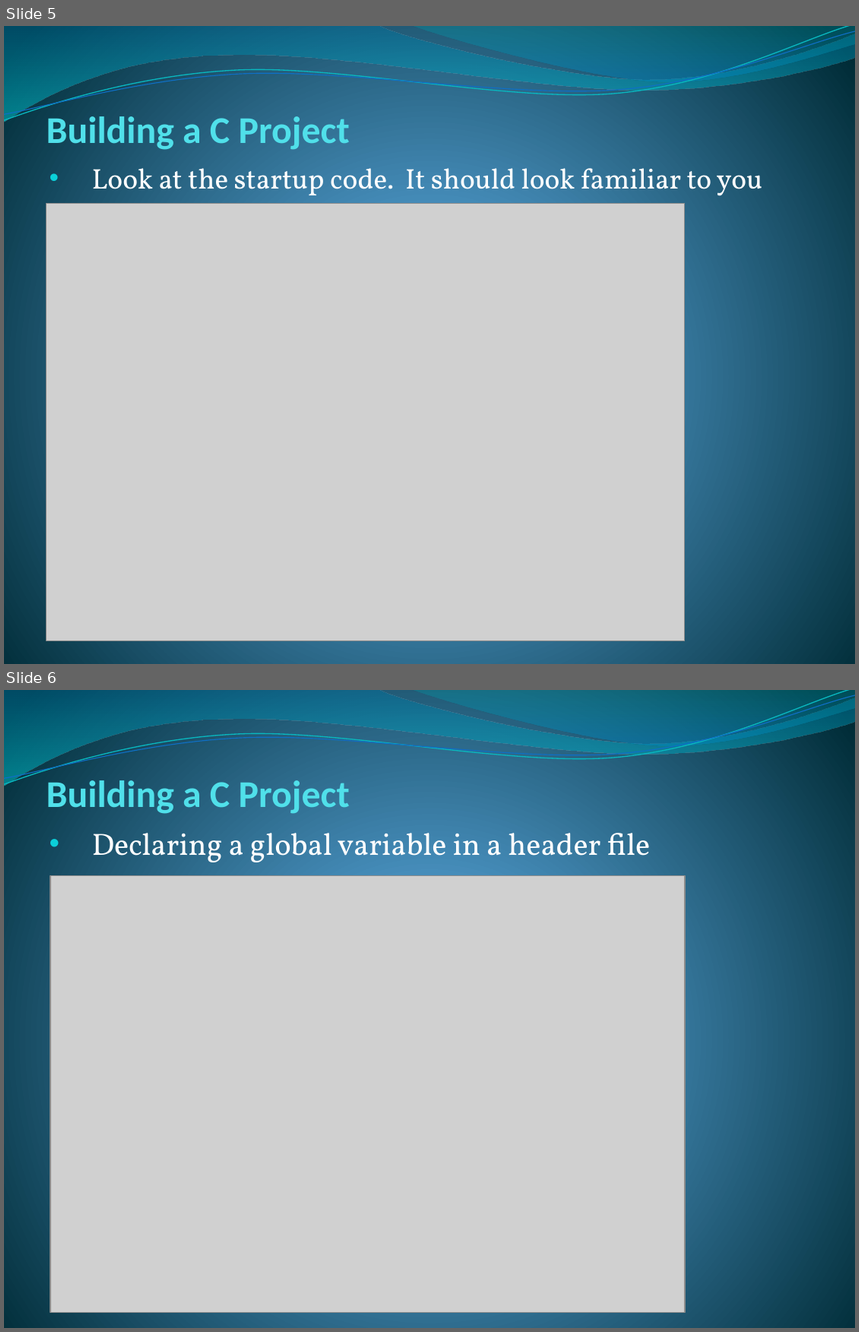
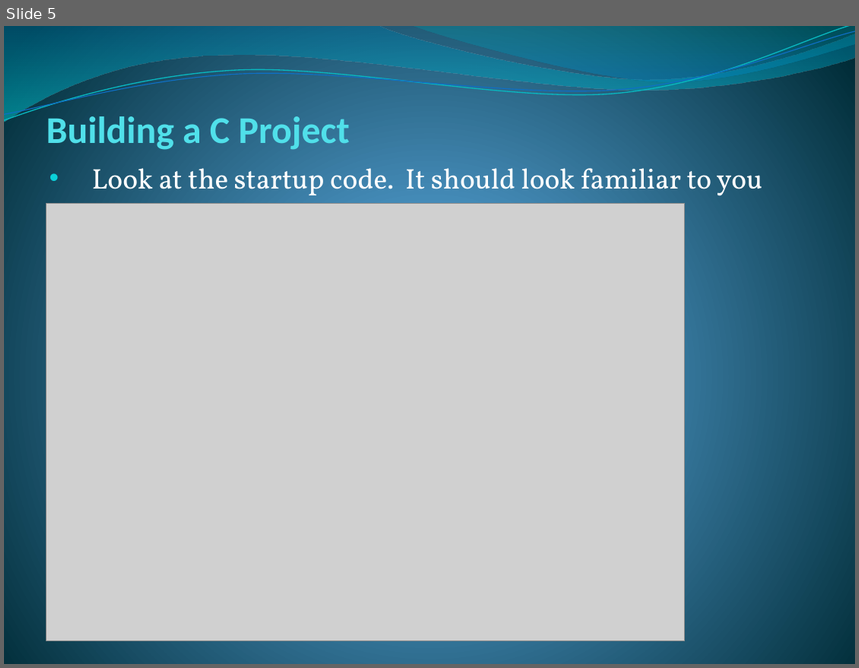
Before and after one commit to ense-352/ense-352-Lab, a slide deck: Lab-5/Building_A_C_Project.pptx. Shown one above the other, each under a label of ours: slides 5 and 6 before the commit, slide 5 after it. The pictures are 859x1332 and 859x668 pixels, drawn with LibreOffice and Linux fonts; fonts in the diff are those of the drawing; grey boxes stand for pictures. Boxes give left, top, right and bottom in pixels: in the first picture for what was removed or moved away, otherwise in the second. Text is boxed around its words. In the diff, an @@ line names an element or a change of style, - is before the commit and + after.

```diff
--- a/Lab-5/Building_A_C_Project.pptx
+++ b/Lab-5/Building_A_C_Project.pptx
@@ slide 6 removed at (4,690,855,1328), background gradient #4AA0D6 to #4C98C7 to #002C38; not listed: 4 template elements that a slide beside it also shows @@
@@ title removed at (47,780,350,814) @@
-Building a C Project
@@ subtitle removed at (92,833,651,863) @@
-• Declaring a global variable in a header file
@@ picture removed at (51,876,685,1313) @@
```
Also in this commit, not shown: 4 slides added, 1 other slide removed.
